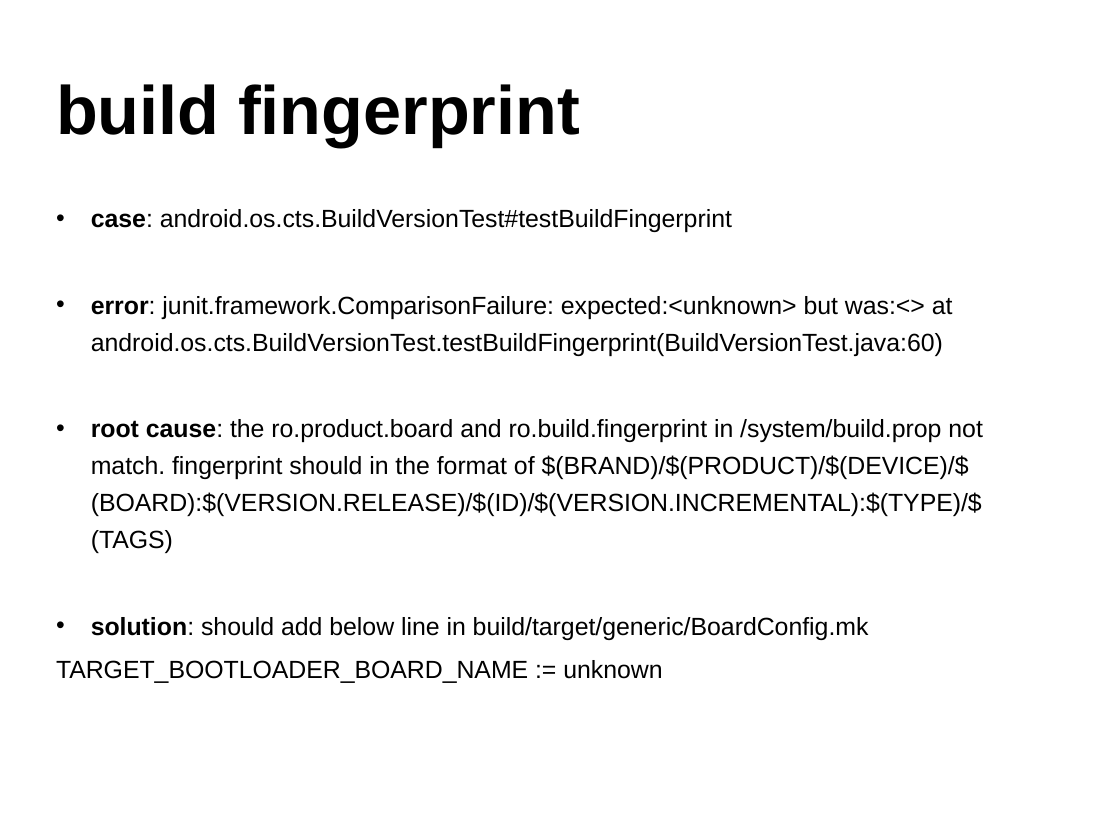
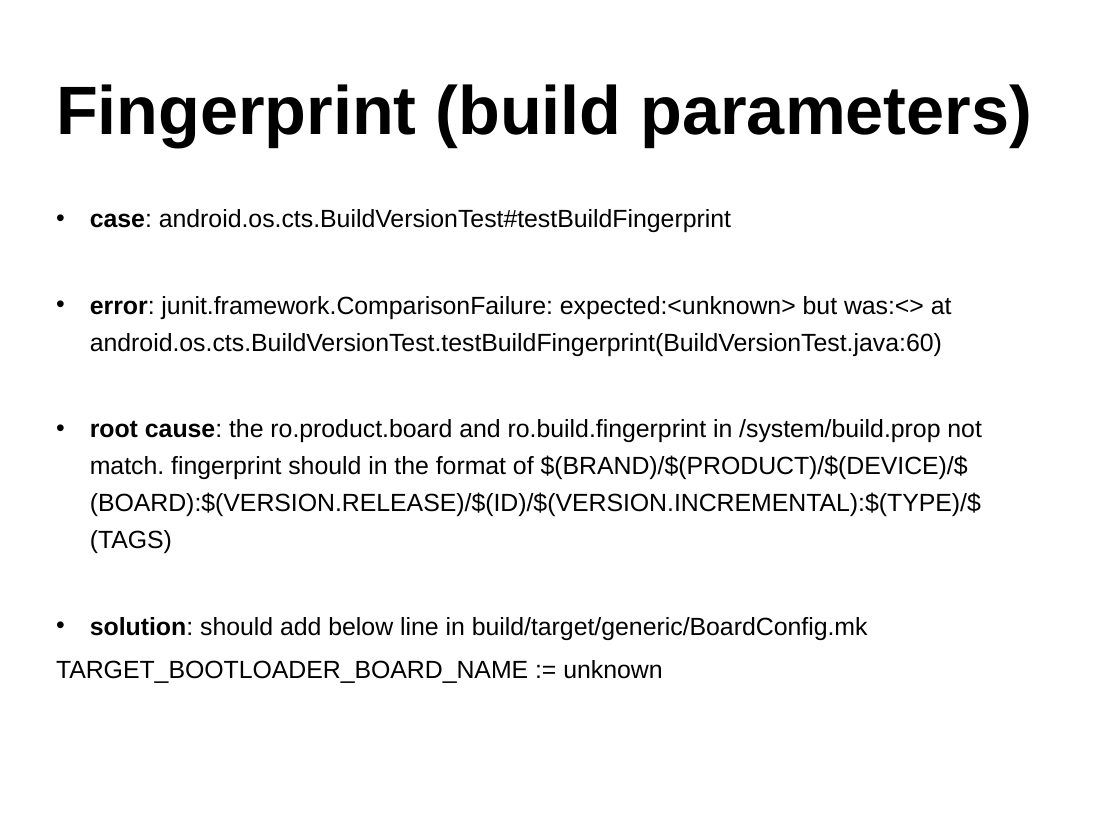
Before and after one commit to widerules/system-information, a slide deck: slide 28 of cts/CTS-training.ppt (slide 27 before the commit). Drawn at 1120x840 pixels with LibreOffice and Linux fonts; fonts in the diff are those of the drawing; background and template pictures are left out. Boxes give left, top, right and bottom in pixels: in the first picture for what was removed or moved away, otherwise in the second. Text is boxed around its words. In the diff, an @@ line names an element or a change of style, - is before the commit and + after.

Commit message:
jingtao: add some case

```diff
--- a/cts/CTS-training.ppt
+++ b/cts/CTS-training.ppt
@@ text at box(56, 84, 1033, 146): text changed @@
-build fingerprint
+Fingerprint (build parameters)
@@ text "case: android.os.cts.BuildVersionTest#testBuildFingerprint" at box(56, 209, 982, 683): indent changed @@
```
Also in this commit, not shown: 30 other slides changed, 3 slides added, 1 other file.
